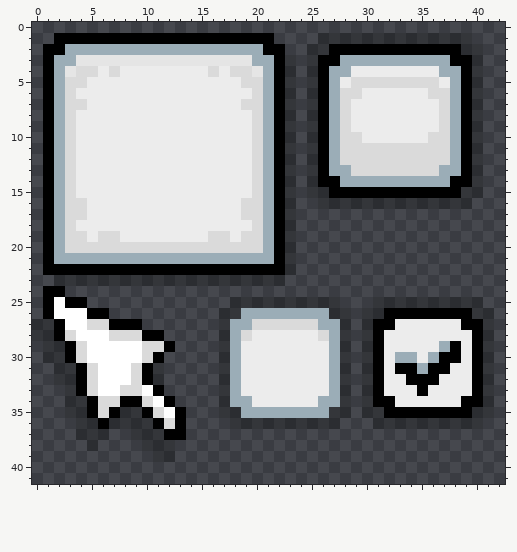
Pixel-art file, stored at bin/data/warr_engine/ui/simple_ui.aseprite. Above, as it was before the edit.
64x64 pixels, 1 frame. Pixels under 10% opacity are left out. Shown: x 0..42, y 0..41.
After:
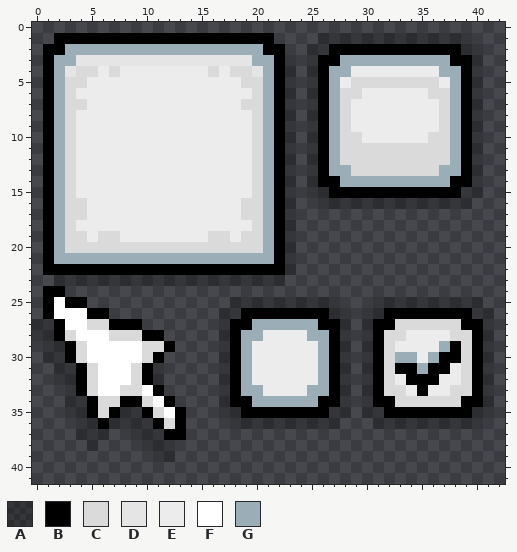
Palette (. is transparent): A #00000040  B #000000  C #dadada  D #e5e5e5  E #ececec  F #ffffff  G #9badb7
Difference:
Layer "base":
The edit turns colour G into colour B in row 26 at x 19 to 26; in row 27 at x 18 to 19 and 26 to 27; in rows 28 to 33 at x 18 and 27; in row 34 at x 18 to 19 and 26 to 27; in row 35 at x 19 to 26.
The edit turns colour E into colour C in row 27 at x 33 to 38; in row 28 at x 32 to 33 and 38 to 39; in rows 29 to 32 at x 32 and 39; in row 33 at x 32 to 33 and 38 to 39; in row 34 at x 33 to 38.
The edit turns colour C into colour G in row 27 at x 20 to 25; in row 28 at x 19 and 26.
The edit turns colour E into colour G in row 28 at x 20 and 25; in rows 29 to 32 at x 19 and 26; in row 33 at x 19 to 20 and 25 to 26; in row 34 at x 20 to 25.
Pixel boxes of the changes (left, top, right, bottom) in both pictures:
changed: (230, 308, 472, 418)
